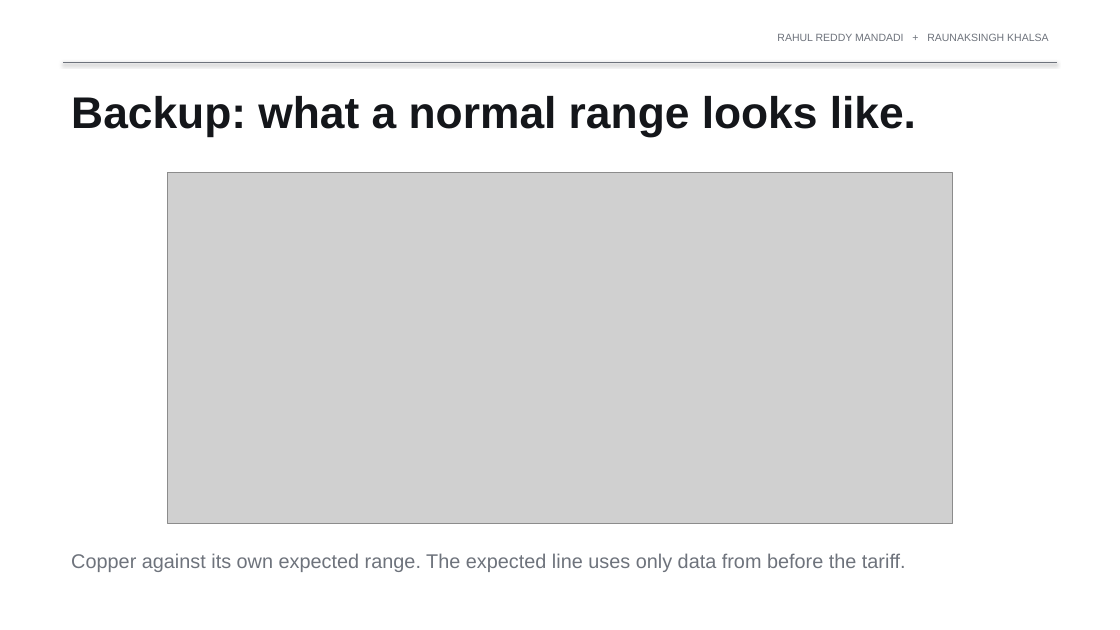
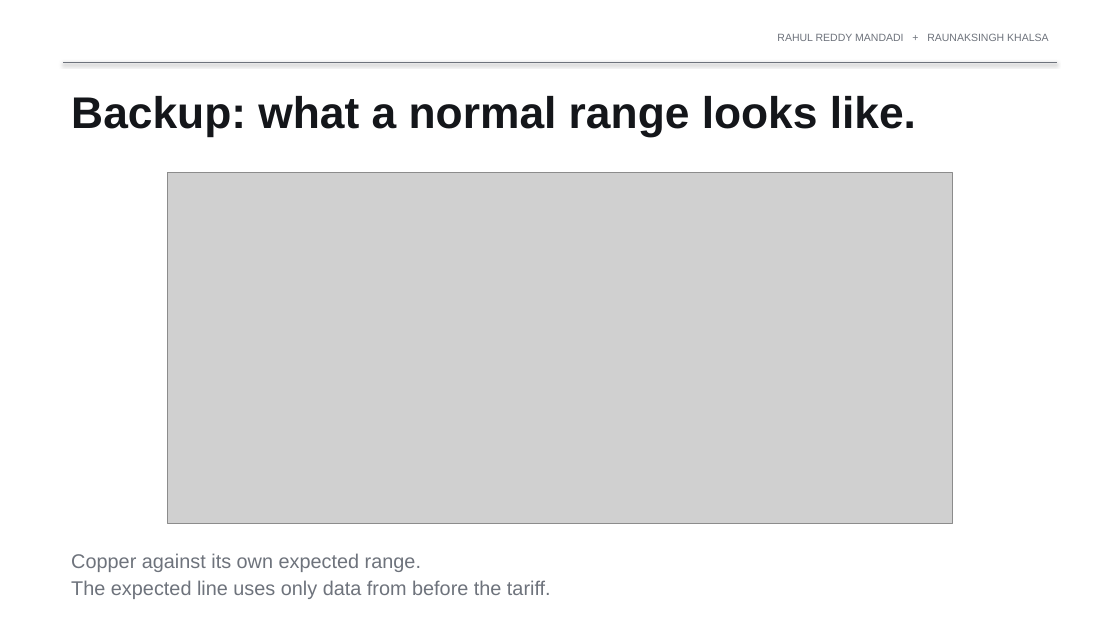
Before and after one commit to rahul-mandadi/tariff-rush, a slide deck: slide 10 of slides/Mandadi_Khalsa_Presentation1.pptx. Drawn at 1120x630 pixels with LibreOffice and Linux fonts; fonts in the diff are those of the drawing; grey boxes stand for pictures. Boxes give left, top, right and bottom in pixels: in the first picture for what was removed or moved away, otherwise in the second. Text is boxed around its words. In the diff, an @@ line names an element or a change of style, - is before the commit and + after.

```diff
--- a/slides/Mandadi_Khalsa_Presentation1.pptx
+++ b/slides/Mandadi_Khalsa_Presentation1.pptx
@@ text at [71,553,551,599]: text changed @@
-Copper against its own expected range. The expected line uses only data from before the tariff.
+Copper against its own expected range.
+The expected line uses only data from before the tariff.
```
Also in this commit, not shown: 2 other slides changed, 1 other file.
